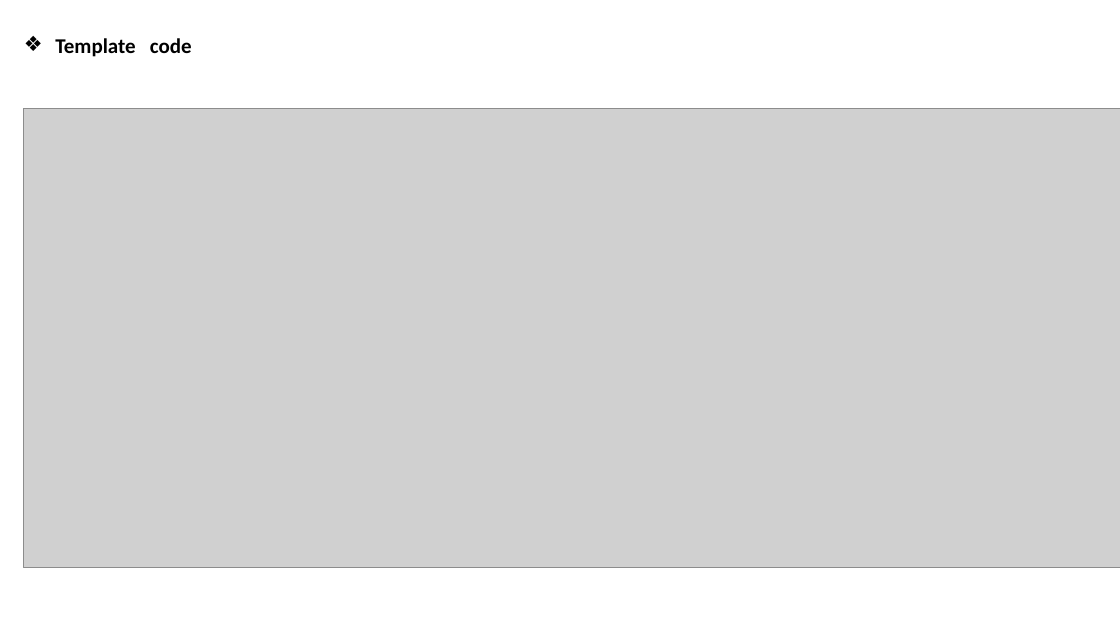
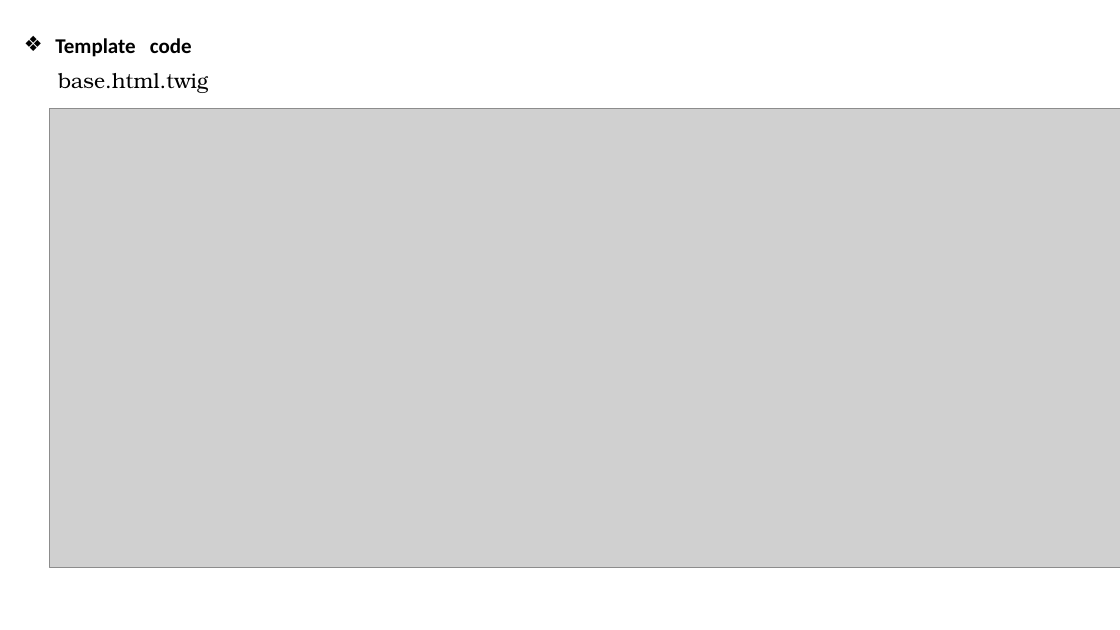
Before and after one commit to Tablieh/my_project_final, a slide deck: slide 16 of Mon PROJET APPLICATION WEB.pptx. Drawn at 1120x630 pixels with LibreOffice and Linux fonts; fonts in the diff are those of the drawing; grey boxes stand for pictures; background and template pictures are left out. Boxes give left, top, right and bottom in pixels: in the first picture for what was removed or moved away, otherwise in the second. Text is boxed around its words. In the diff, an @@ line names an element or a change of style, - is before the commit and + after.

```diff
--- a/Mon PROJET APPLICATION WEB.pptx
+++ b/Mon PROJET APPLICATION WEB.pptx
@@ text added at bbox=[58, 73, 208, 93], 18 pt, text #000000 @@
+base.html.twig
@@ picture: place and size @@
-picture at bbox=[24, 108, 1120, 568]
+picture at bbox=[50, 108, 1120, 568]
```
Also in this commit, not shown: 10 other slides changed, 3 slides added, 2 slides removed, 4 other files.
